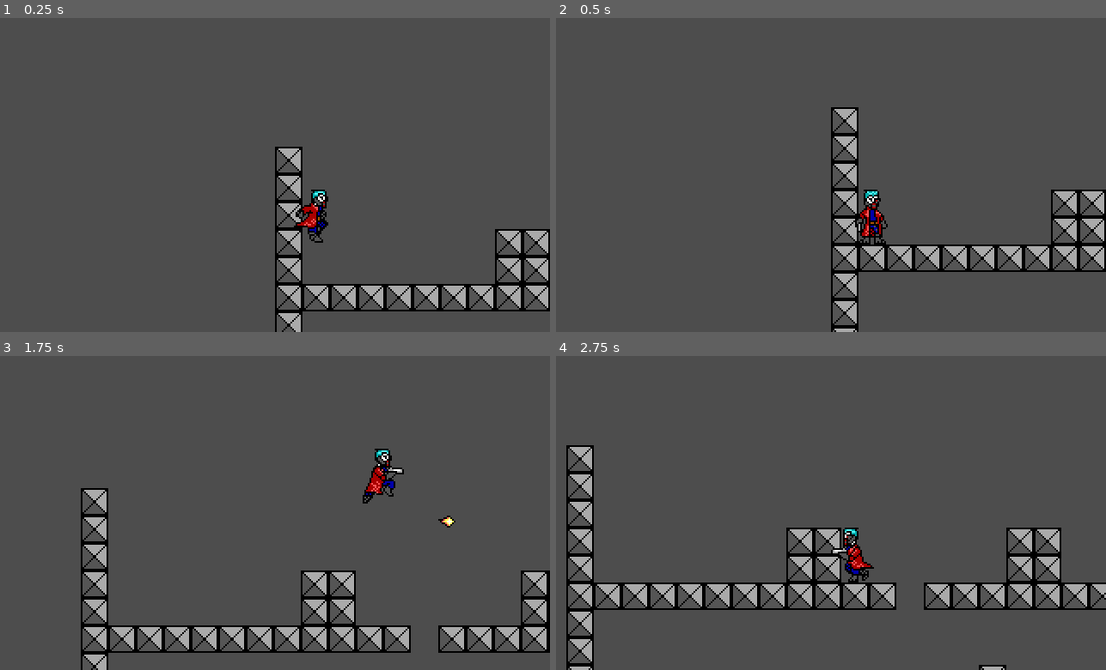
Above: before the commit, frames 1-4 (two rows, left to right).
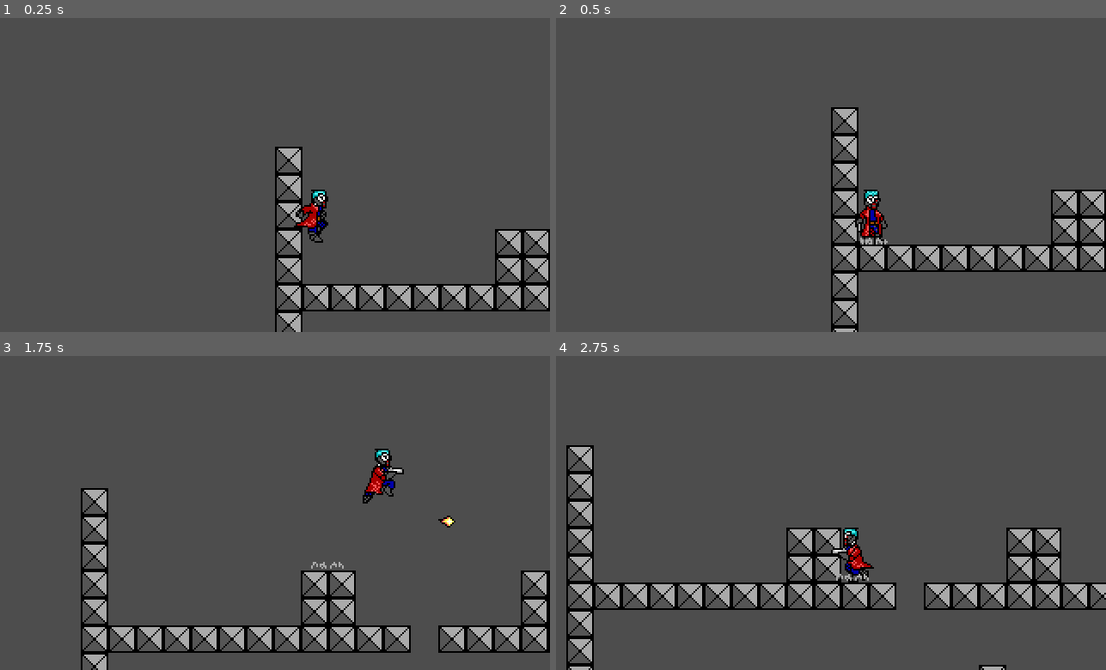
Above: after the commit, the same moments.

Repository: jucarave/nullfire
Game: Godot game, scene res://scenes/test_scene.tscn
Two runs of this game, one before a commit and one after it. Both use one fixed random seed, a clock stepped at 60 frames per second and the inputs below. The project has no main scene, so this scene is started directly.
Inputs:
- Up to frame 1 (0.25 s): no input
- Up to frame 2 (0.5 s): no input
- Up to frame 3 (1.75 s): hold Right (right) from 0.53 s (still down); tap A (shoot) at 0.6, 1.55 s; tap D (jump) at 0.77, 0.8, 1.07, 1.35, 1.52 s
- Up to frame 4 (2.75 s): tap D (jump) at 1.82, 2.3 s; release Right (right) at 2.03 s; hold Left (left) from 2.03 s (still down); tap A (shoot) at 2.1 s

Frame 1 is identical in both runs. In frame 2, less than 0.1% of the frame differs, in the area x 55-61%, y 69-73%; in frame 3, less than 0.1%; in frame 4, less than 0.1%.

Commit message:
feat: add dust particle when the player lands on a platform
Small animation that despawns once the animation is done

Diff:
--- /dev/null
+++ b/entities/effects/dust_particles.tscn
@@ -0,0 +1,55 @@
+[gd_scene load_steps=8 format=3 uid="uid://cep2v4k3g8u3v"]
+
+[ext_resource type="Texture2D" uid="uid://bafp2wjj1m0mp" path="res://sprites/dust_particles.png" id="1_tw8ty"]
+[ext_resource type="Script" uid="uid://dsrupxfpodhbj" path="res://entities/effects/particle_effect.gd" id="2_4bjgs"]
+
+[sub_resource type="AtlasTexture" id="AtlasTexture_4bjgs"]
+atlas = ExtResource("1_tw8ty")
+region = Rect2(0, 0, 19, 5)
+
+[sub_resource type="AtlasTexture" id="AtlasTexture_c054l"]
+atlas = ExtResource("1_tw8ty")
+region = Rect2(19, 0, 19, 5)
+
+[sub_resource type="AtlasTexture" id="AtlasTexture_by58v"]
+atlas = ExtResource("1_tw8ty")
+region = Rect2(38, 0, 19, 5)
+
+[sub_resource type="AtlasTexture" id="AtlasTexture_03746"]
+atlas = ExtResource("1_tw8ty")
+region = Rect2(57, 0, 19, 5)
+
+[sub_resource type="SpriteFrames" id="SpriteFrames_5sudb"]
+animations = [{
+"frames": [{
+"duration": 1.0,
+"texture": SubResource("AtlasTexture_4bjgs")
+}, {
+"duration": 1.0,
+"texture": SubResource("AtlasTexture_c054l")
+}, {
+"duration": 1.0,
+"texture": SubResource("AtlasTexture_by58v")
+}, {
+"duration": 1.0,
+"texture": SubResource("AtlasTexture_03746")
+}, {
+"duration": 1.0,
+"texture": null
+}],
+"loop": false,
+"name": &"default",
+"speed": 14.0
+}]
+
+[node name="DustParticles" type="Node2D"]
+
+[node name="AnimatedSprite2D" type="AnimatedSprite2D" parent="."]
+texture_filter = 1
+texture_repeat = 1
+position = Vector2(0, -2.5)
+sprite_frames = SubResource("SpriteFrames_5sudb")
+frame_progress = 0.114105
+script = ExtResource("2_4bjgs")
+
+[connection signal="animation_finished" from="AnimatedSprite2D" to="AnimatedSprite2D" method="_on_animation_finished"]
--- /dev/null
+++ b/entities/effects/particle_effect.gd
@@ -0,0 +1,7 @@
+extends AnimatedSprite2D
+
+func _ready() -> void:
+	play("default")
+
+func _on_animation_finished() -> void:
+	queue_free()
--- a/entities/player.gd
+++ b/entities/player.gd
@@ -1,23 +1,37 @@
 extends CharacterBody2D
 class_name Player
 
-const SHOOT_LOWER_TIME: float = 1.0
+const SHOOT_LOWER_TIME: float = 1.0         # In seconds, max time to lower the gun after the last shot
 
 var weapon: String = "gun"                  # This allows for changing weapon in the animation sprite
 var is_animation_busy: bool = false         # The animations are usually controlled by a function, when this variable is true it means that we are busy playing an animation that must override the rest
 var shooting_lower_delay: float = 0         # In seconds, how much time needs to pass to lower the gun after the last shot
 var projectile: Projectile = null           # Current projectile
 var flip_h: bool = false                    # Is the player looking to the left?
+var was_on_floor: bool = true               # Was the player on the floor? this is used to spawn the dust particles
 
 @export var gravity: int = 10
 @export var movement_speed: int = 128
 @export var jump_force: int = -250
 @export var projectile_scene: PackedScene
+@export var dust_particles_scene: PackedScene
 
 @onready var sprite: AnimatedSprite2D = $AnimatedSprite2D
 @onready var ceiling_raycast: ShapeCast2D = $CeilingRaycast
 @onready var projectile_spawn_point: Node2D = $ProjectileSpawnPoint
+@onready var dust_particles_spawn_point: Node2D = $DustParticlesSpawnPoint
 
+# Checks if the player has made contact with the floor and if so then
+# create a dust particles animation
+func check_and_spawn_dust_particles() -> void:
+	if is_on_floor() and not was_on_floor:
+		was_on_floor = true
+		var particles: Node2D = dust_particles_scene.instantiate()
+		particles.global_position = dust_particles_spawn_point.global_position
+		get_tree().root.add_child(particles)
+
+# Returns either l_(weapon) or r_(weapon) depending on if the player
+# is looking to the left or right
 func get_sprite_suffix() -> String:
 	var facing_direction: String = "r_"
 	if flip_h:
@@ -25,6 +39,8 @@
 
 	return facing_direction + weapon
 
+# Sets the horizontal velocity for the characterBody2D
+# the actual movement happens in the _physics_process method
 func process_movement() -> void:
 	if is_animation_busy:
 		return
@@ -37,17 +53,26 @@
 	else:
 		velocity.x = 0
 
+# Allows for jumping if the player is on the floor and there isn't
+# a block right on top of the player
 func process_jump() -> void:
 	if Input.is_action_just_pressed("jump") and is_on_floor() and not ceiling_raycast.is_colliding():
 		velocity.y = jump_force
 
+# If the player isn't moving and it's on the floor then we can think
+# that they are idling
 func is_idle() -> bool:
 	return velocity.x == 0 and is_on_floor()
 
+# We only allow one projectile at the time, so setting it to null once the
+# projectile is destroyed allow us to control this
 func on_projectile_destroy() -> void:
 	projectile.on_destroy.disconnect(on_projectile_destroy)
 	projectile = null
 
+# Only create a projectile if there isn't another one already in
+# the game, connect it to on_projectile_destroy() to allow the
+# player to shoot again once it is destroyed
 func spawn_projectile() -> void:
 	if projectile != null:
 		return
@@ -58,6 +83,8 @@
 	projectile.initialize(flip_h, projectile_spawn_point.position)
 	projectile.on_destroy.connect(on_projectile_destroy)
 
+# If the player shoots and they are idling then change to the raising
+# gun animation, otherwise spawn the projectile immediately
 func process_shoot() -> void:
 	if  Input.is_action_just_pressed("shoot"):
 		if shooting_lower_delay == 0 and is_idle():
@@ -69,6 +96,8 @@
 
 		shooting_lower_delay = SHOOT_LOWER_TIME
 
+# Decide which sprite to show based on the player movement and if they
+# are falling or jumping
 func process_sprite(delta: float) -> void:
 	if is_animation_busy:
 		return;
@@ -96,6 +125,9 @@
 	elif velocity.y < 0:
 		sprite.play("jump_" + get_sprite_suffix() + sprite_suffix)
 
+# If the animation ends and the player was raising the gun then spawn
+# the projectile, it also resumes control to the player by reseting
+# is_animation_busy to false
 func _on_animated_sprite_2d_animation_finished() -> void:
 	if sprite.animation == "idle_" + get_sprite_suffix() + "_lower":
 		is_animation_busy = false
@@ -116,6 +148,9 @@
 		velocity.x = 0
 
 	if not is_on_floor():
+		was_on_floor = false
 		velocity.y += gravity
 
+	check_and_spawn_dust_particles()
+
 	move_and_slide()
--- a/entities/player.tscn
+++ b/entities/player.tscn
@@ -1,8 +1,9 @@
-[gd_scene load_steps=47 format=3 uid="uid://bp5i70pyp0jr0"]
+[gd_scene load_steps=48 format=3 uid="uid://bp5i70pyp0jr0"]
 
 [ext_resource type="Script" uid="uid://ca3wiu248mib4" path="res://entities/player.gd" id="1_b0kkn"]
 [ext_resource type="Texture2D" uid="uid://dtq4k8f3ja4oi" path="res://sprites/red_strike.png" id="1_merdl"]
 [ext_resource type="PackedScene" uid="uid://dpwqbsxsy3osx" path="res://entities/projectile.tscn" id="2_e4p34"]
+[ext_resource type="PackedScene" uid="uid://cep2v4k3g8u3v" path="res://entities/effects/dust_particles.tscn" id="3_rfe5m"]
 
 [sub_resource type="AtlasTexture" id="AtlasTexture_ib8tg"]
 atlas = ExtResource("1_merdl")
@@ -397,6 +398,7 @@
 slide_on_ceiling = false
 script = ExtResource("1_b0kkn")
 projectile_scene = ExtResource("2_e4p34")
+dust_particles_scene = ExtResource("3_rfe5m")
 
 [node name="AnimatedSprite2D" type="AnimatedSprite2D" parent="."]
 texture_filter = 1
@@ -417,4 +419,7 @@
 [node name="ProjectileSpawnPoint" type="Node2D" parent="."]
 position = Vector2(16, -4)
 
+[node name="DustParticlesSpawnPoint" type="Node2D" parent="."]
+position = Vector2(0, 16)
+
 [connection signal="animation_finished" from="AnimatedSprite2D" to="." method="_on_animated_sprite_2d_animation_finished"]
Not shown, changed: design/tasks.txt
Not shown, added: entities/effects/particle_effect.gd.uid
Binary file added: sprites/dust_particles.png
Not shown, added: sprites/dust_particles.png.import
